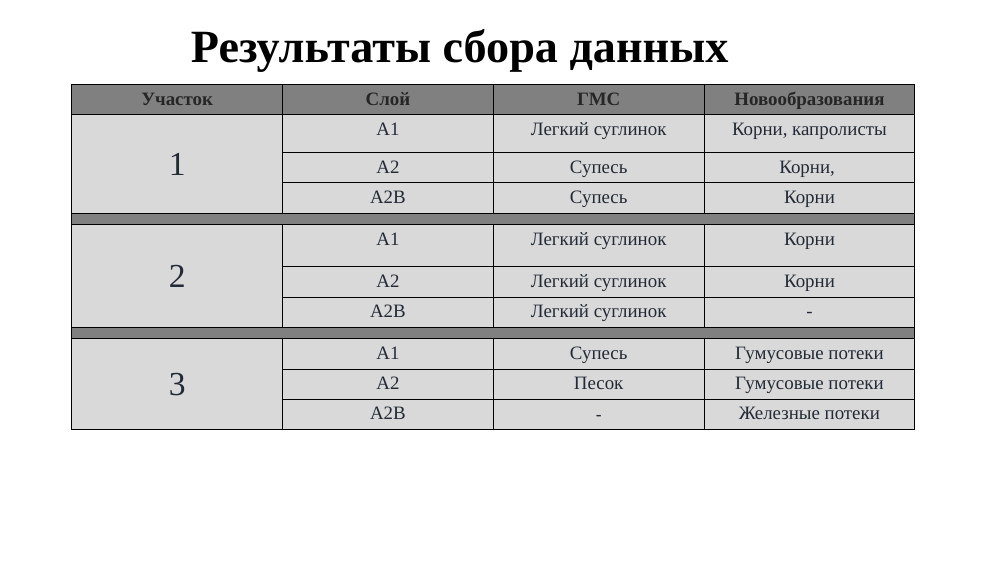
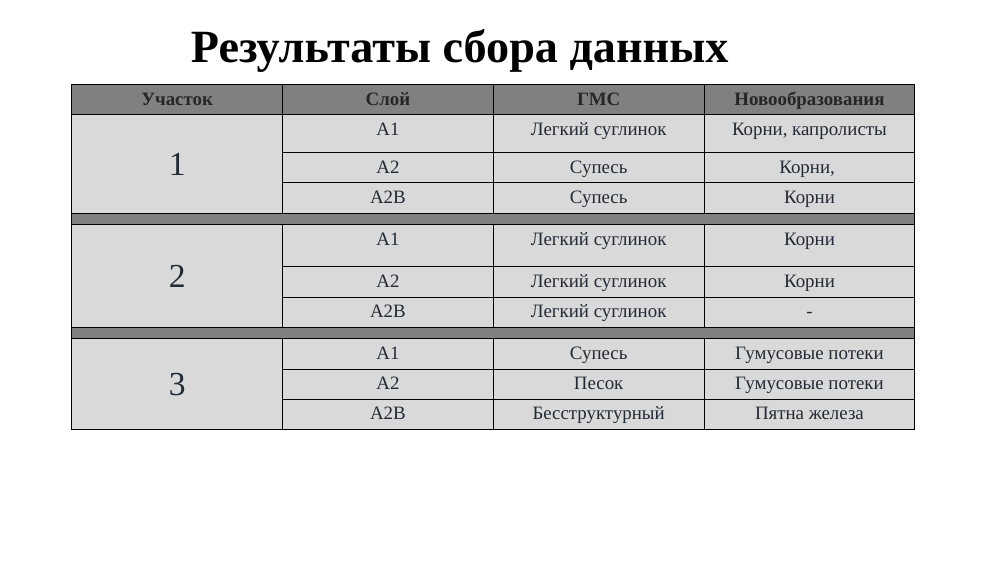
Before and after one commit to Zhabich12/PochvaZZZ, a slide deck: slide 6 of презентация PochaZZZ.pptx. Drawn at 1008x567 pixels with LibreOffice and Linux fonts; fonts in the diff are those of the drawing. Boxes give left, top, right and bottom in pixels: in the first picture for what was removed or moved away, otherwise in the second. Text is boxed around its words. In the diff, an @@ line names an element or a change of style, - is before the commit and + after.

```diff
--- a/презентация PochaZZZ.pptx
+++ b/презентация PochaZZZ.pptx
@@ table at [72, 85, 916, 430] @@
-row 12, column 3: -
+row 12, column 3: Бесструктурный
-row 12, column 4: Железные потеки
+row 12, column 4: Пятна железа
```
Also in this commit, not shown: 4 other slides changed.
